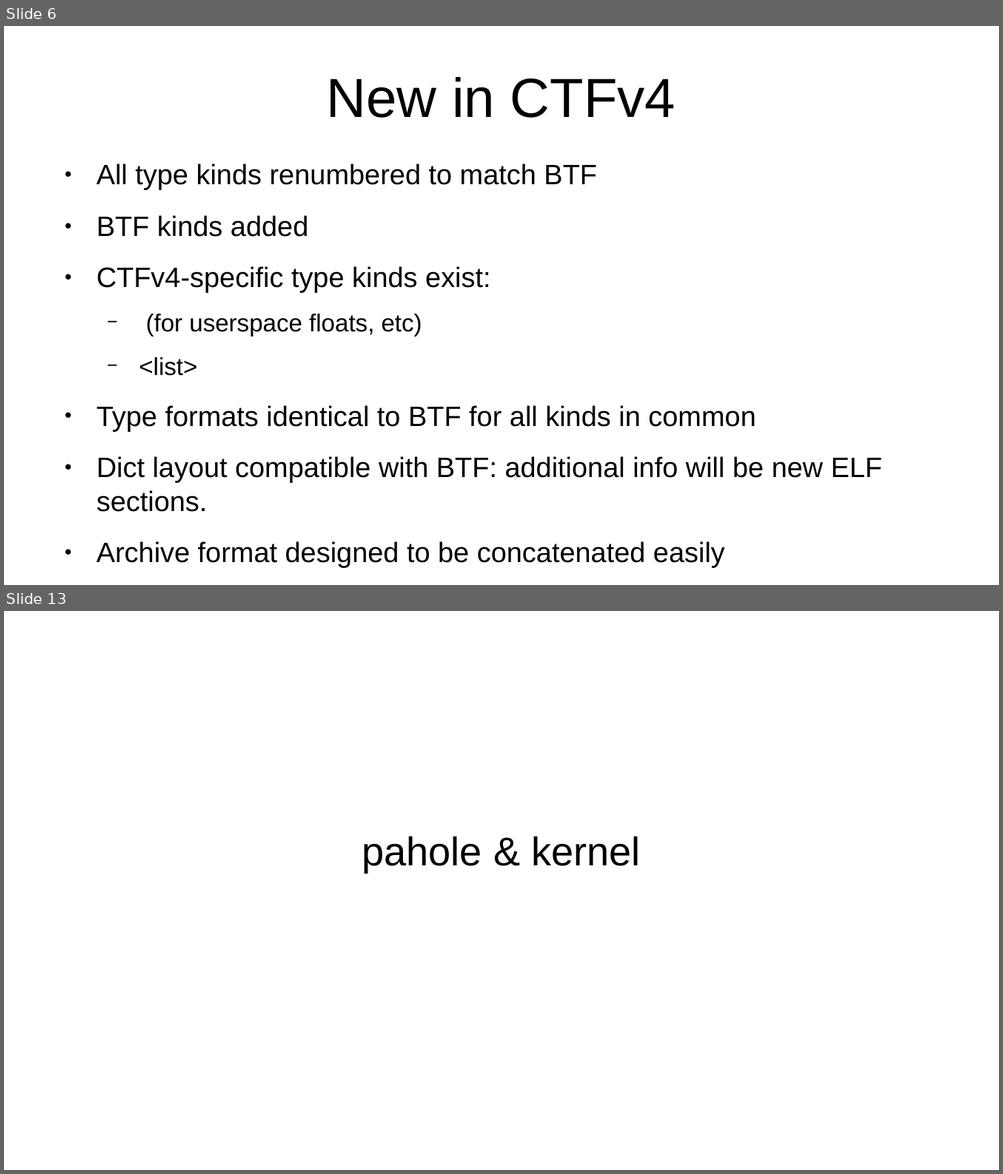
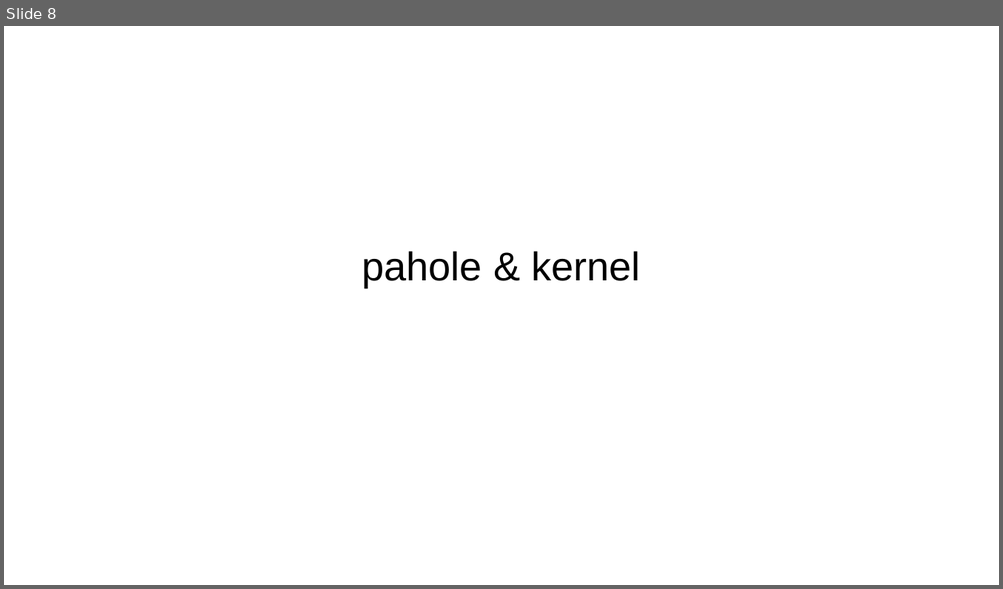
Before and after one commit to peter-shoes/lsfmm_slides, a slide deck: ctf_lsfmm.odp. Shown one above the other, each under a label of ours: slides 6 and 13 before the commit, slide 8 after it; the slides between them are not shown. The pictures are 1003x1174 and 1003x589 pixels, drawn with LibreOffice and Linux fonts; fonts in the diff are those of the drawing. Boxes give left, top, right and bottom in pixels: in the first picture for what was removed or moved away, otherwise in the second. Text is boxed around its words. In the diff, an @@ line names an element or a change of style, - is before the commit and + after.

```diff
--- a/ctf_lsfmm.odp
+++ b/ctf_lsfmm.odp
@@ slide 6 removed at (x1=4, y1=26, x2=999, y2=585), background #FFFFFF @@
@@ title removed at (x1=327, y1=77, x2=675, y2=118) @@
-New in CTFv4
@@ text removed at (x1=96, y1=164, x2=882, y2=568) @@
-● All type kinds renumbered to match BTF
-● BTF kinds added
-● CTFv4-specific type kinds exist:
-  − (for userspace floats, etc)
-  − <list>
-● Type formats identical to BTF for all kinds in common
-● Dict layout compatible with BTF: additional info will be new ELF sections.
-● Archive format designed to be concatenated easily
-● Incompatibilities can be eliminated with vlen and kind resizings
@@ what was slide 13 is now slide 8 @@
```
Also in this commit, not shown: 6 slides changed, 5 other slides removed.
